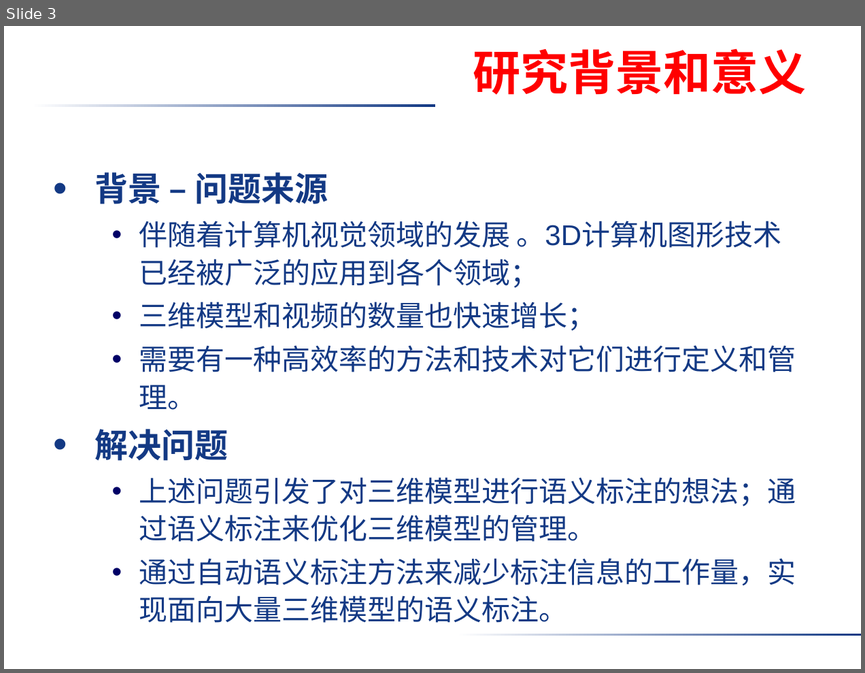
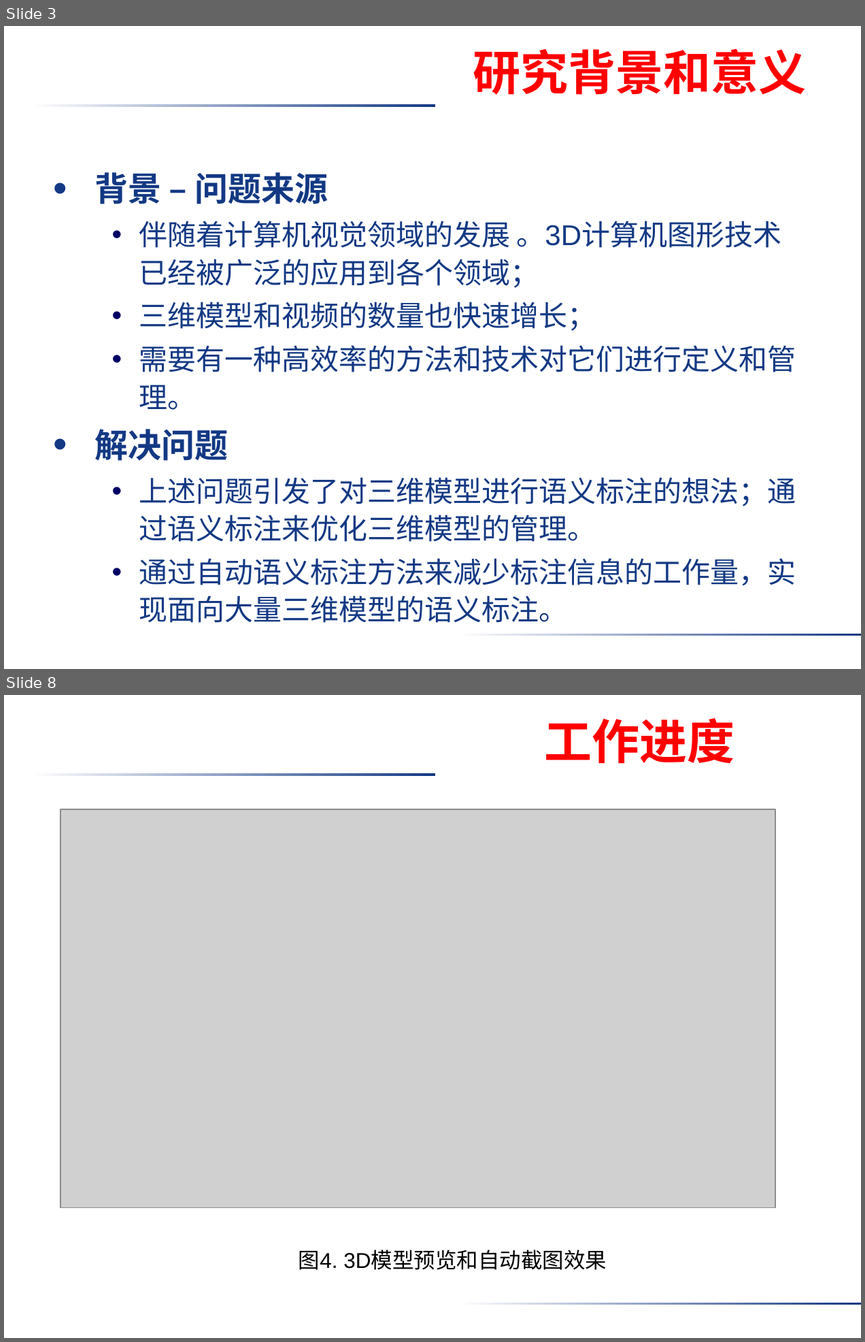
Before and after one commit to donhatquang/semantic, a slide deck: doc/大论文/中期答辩.pptx. Shown one above the other, each under a label of ours: slide 3 before the commit, slides 3 and 8 after it; the slides between them are not shown. The pictures are 865x673 and 865x1342 pixels, drawn with LibreOffice and Linux fonts; fonts in the diff are those of the drawing; grey boxes stand for pictures; background and template pictures are left out. Boxes give left, top, right and bottom in pixels: in the first picture for what was removed or moved away, otherwise in the second. Text is boxed around its words. In the diff, an @@ line names an element or a change of style, - is before the commit and + after.

```diff
--- a/doc/大论文/中期答辩.pptx
+++ b/doc/大论文/中期答辩.pptx
@@ slide 8 added at [4,695,861,1338], background picture (left out); not listed: 2 template elements that a slide beside it also shows @@
@@ title added at [545,718,735,764], 40 pt, text #FF0000, bold @@
+工作进度
@@ picture added at [60,809,775,1207] @@
@@ text added at [298,1251,606,1270], 18 pt, text #000000 @@
+图4. 3D模型预览和自动截图效果
```
Also in this commit, not shown: 10 slides changed, 1 other file.
